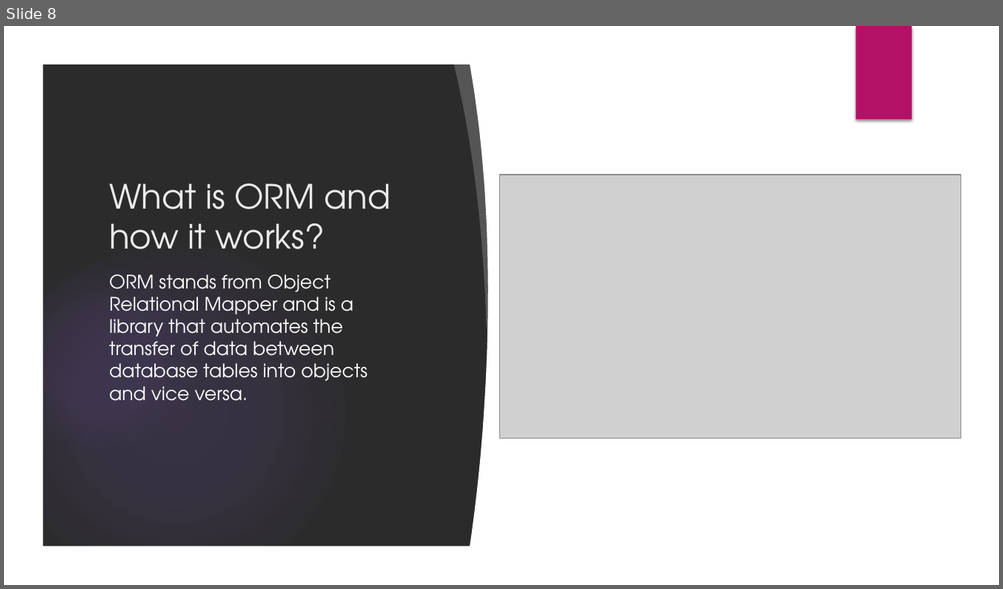
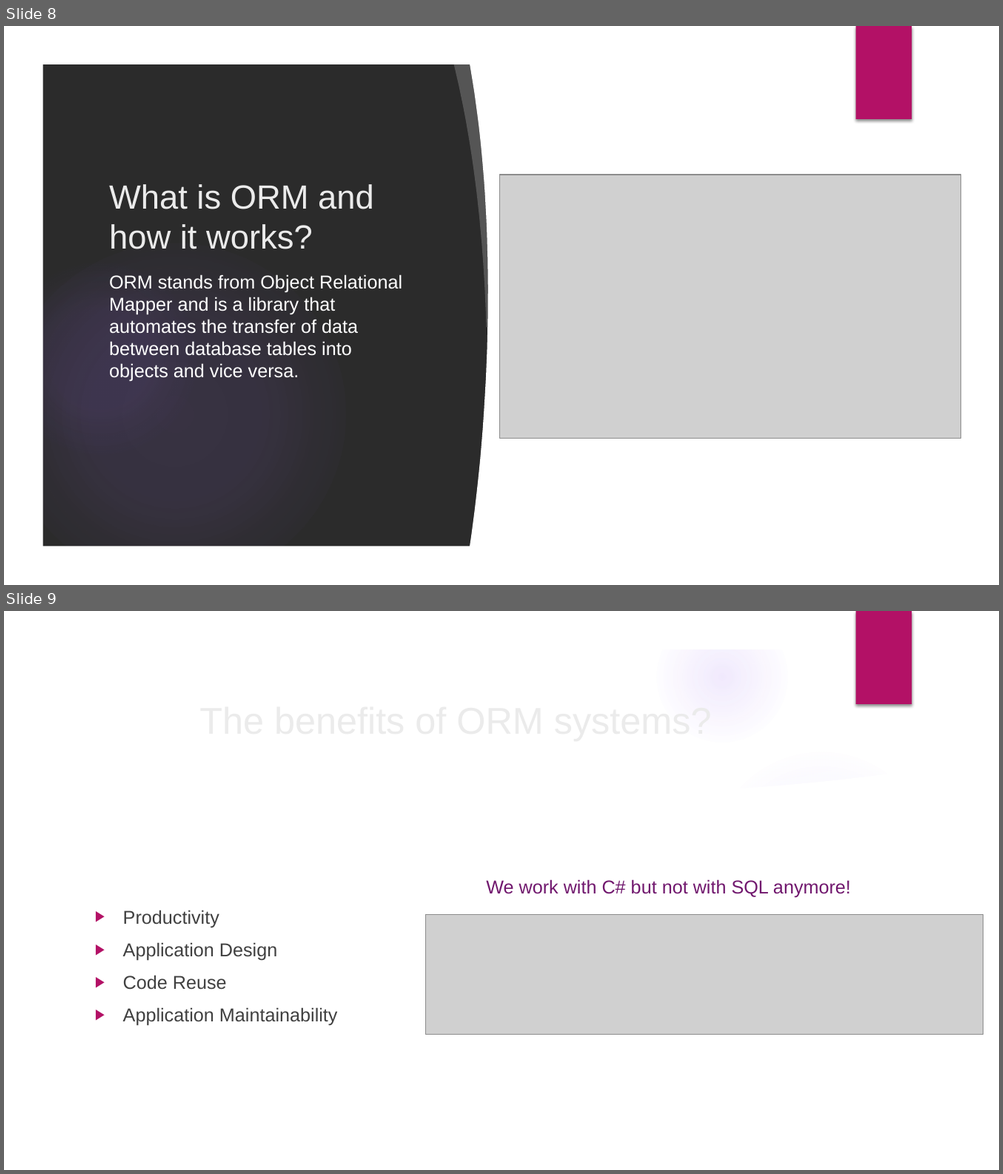
Before and after one commit to velizar92/TSK_Presentations, a slide deck: Databases_and_EntityFrameworkCore.pptx. Shown one above the other, each under a label of ours: slide 8 before the commit, slides 8 and 9 after it. The pictures are 1003x589 and 1003x1174 pixels, drawn with LibreOffice and Linux fonts; fonts in the diff are those of the drawing; grey boxes stand for pictures; background and template pictures are left out; a plain dark background stands for a picture behind light text. Boxes give left, top, right and bottom in pixels: in the first picture for what was removed or moved away, otherwise in the second. Text is boxed around its words. In the diff, an @@ line names an element or a change of style, - is before the commit and + after.

Commit message:
Insert new slide "The benefits of ORM systems"

```diff
--- a/Databases_and_EntityFrameworkCore.pptx
+++ b/Databases_and_EntityFrameworkCore.pptx
@@ slide 9 added at (4, 611, 999, 1170), background picture (left out); not listed: 6 template elements that a slide beside it also shows @@
@@ title added at (98, 690, 813, 748), 36 pt, text #EBEBEB @@
+The benefits of ORM systems?
@@ freeform shape added at (696, 735, 967, 817), fill #FFFFFF at 20% opacity @@
@@ freeform shape added at (41, 763, 962, 1133), fill #FFFFFF @@
@@ ellipse added at (706, 748, 936, 977), fill gradient #9B6BF2 @@
@@ text added at (486, 880, 851, 898), 18 pt, text #71186E @@
+We work with C# but not with SQL anymore!
@@ text added at (123, 910, 338, 1026), 18 pt, text #404040 @@
+▶ Productivity
+▶ Application Design
+▶ Code Reuse
+▶ Application Maintainability
@@ picture added at (426, 914, 984, 1035) @@
@@ slide 8 changed as well @@
@@ title "What is ORM and how ..." at (109, 184, 374, 249): font TeX Gyre Adventor to Arial @@
@@ text "ORM stands from Object Relational ..." at (109, 275, 402, 382): font TeX Gyre Adventor to Arial @@
```
Also in this commit, not shown: 7 other slides changed.
